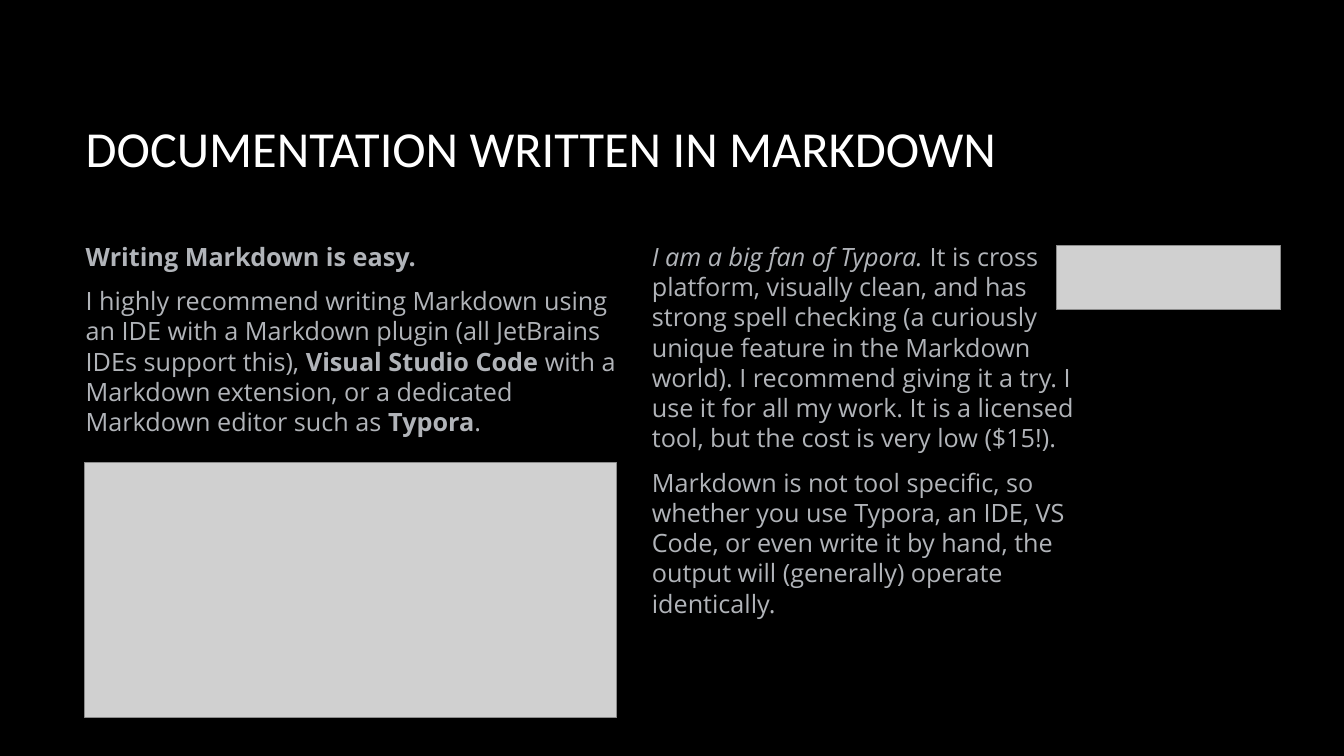
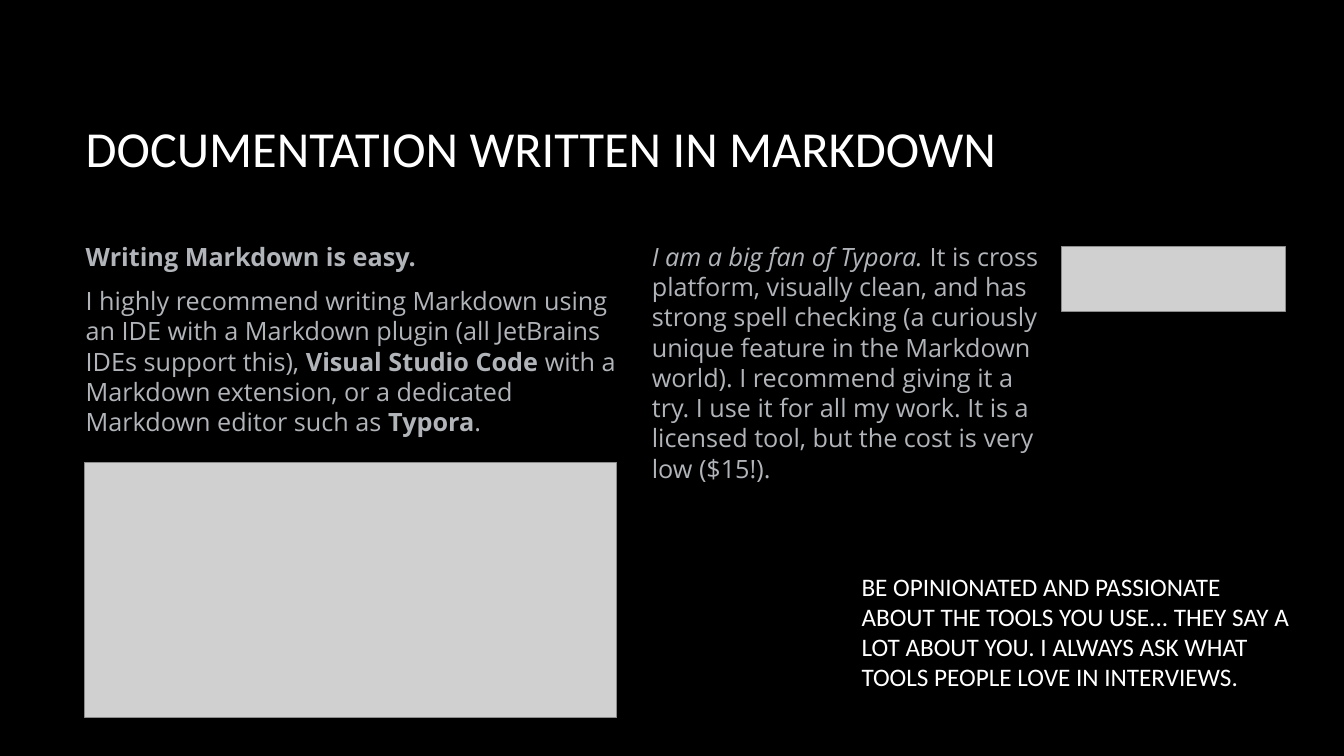
Before and after one commit to jeff-adkisson/swe-3643-spring-2024, a slide deck: slide 21 of project/presentation.pptx (slide 20 before the commit). Drawn at 1344x756 pixels with LibreOffice and Linux fonts; fonts in the diff are those of the drawing; grey boxes stand for pictures; background and template pictures are left out. Boxes give left, top, right and bottom in pixels: in the first picture for what was removed or moved away, otherwise in the second. Text is boxed around its words. In the diff, an @@ line names an element or a change of style, - is before the commit and + after.

```diff
--- a/project/presentation.pptx
+++ b/project/presentation.pptx
@@ picture: place and size @@
-picture at (1057, 246, 1281, 311)
+picture at (1062, 247, 1287, 312)
@@ text at (652, 472, 1065, 619): paragraph removed @@
-Markdown is not tool specific, so whether you use Typora, an IDE, VS Code, or even write it by hand, the output will (generally) operate identically.
@@ text added at (862, 579, 1289, 686), 18 pt, text #FFFFFF @@
+BE OPINIONATED AND PASSIONATE ABOUT THE TOOLS YOU USE... THEY SAY A LOT ABOUT YOU. I ALWAYS ASK WHAT TOOLS PEOPLE LOVE IN INTERVIEWS.
```
Also in this commit, not shown: 2 other slides changed, 1 slide added, 2 other files.
